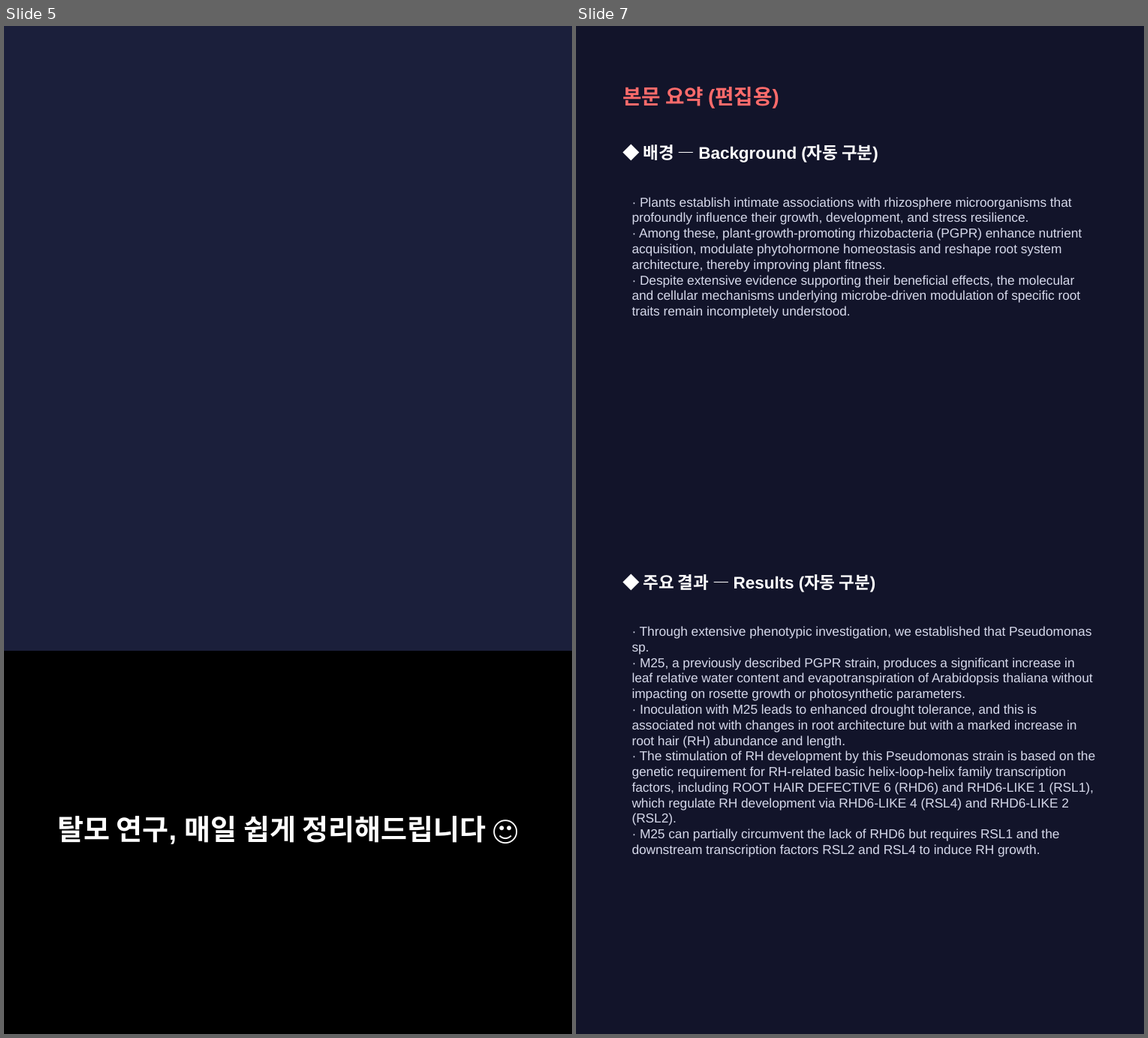
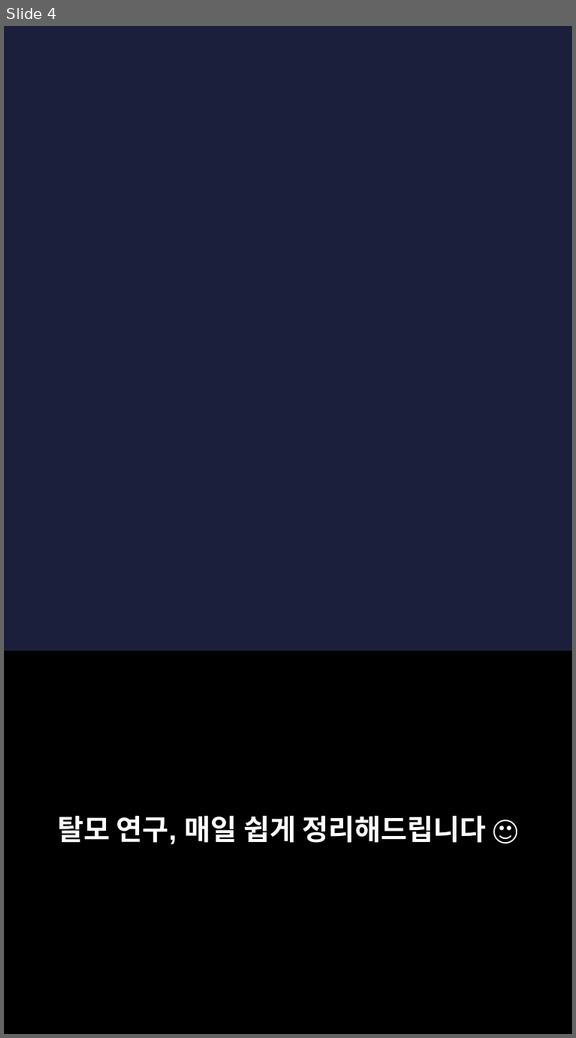
Before and after one commit to hyokang2010-BJ-ANTH/product-builder-test, a slide deck: data/2026-09-13/slides.pptx. Shown side by side, each under a label of ours: slides 5 and 7 before the commit, slide 4 after it; the slides between them are not shown. The pictures are 1148x1038 and 576x1038 pixels, drawn with LibreOffice and Linux fonts; fonts in the diff are those of the drawing; background and template pictures are left out. Boxes give left, top, right and bottom in pixels: in the first picture for what was removed or moved away, otherwise in the second. Text is boxed around its words. In the diff, an @@ line names an element or a change of style, - is before the commit and + after.

```diff
--- a/data/2026-09-13/slides.pptx
+++ b/data/2026-09-13/slides.pptx
@@ slide 7 removed at bbox=[576, 26, 1144, 1034], background #12142A @@
@@ text removed at bbox=[622, 87, 779, 108] @@
-본문 요약 (편집용)
@@ text removed at bbox=[644, 144, 878, 162] @@
-◆ 배경 — Background (자동 구분)
@@ text removed at bbox=[632, 197, 1082, 318] @@
-· Plants establish intimate associations with rhizosphere microorganisms that profoundly influence their growth, development, and stress resilience.
-· Among these, plant-growth-promoting rhizobacteria (PGPR) enhance nutrient acquisition, modulate phytohormone homeostasis and reshape root system architecture, thereby improving plant fitness.
-· Despite extensive evidence supporting their beneficial effects, the molecular and cellular mechanisms underlying microbe-driven modulation of specific root traits remain incompletely understood.
@@ text removed at bbox=[644, 574, 876, 592] @@
-◆ 주요 결과 — Results (자동 구분)
@@ text removed at bbox=[632, 626, 1095, 857] @@
-· Through extensive phenotypic investigation, we established that Pseudomonas sp.
-· M25, a previously described PGPR strain, produces a significant increase in leaf relative water content and evapotranspiration of Arabidopsis thaliana without impacting on rosette growth or photosynthetic parameters.
-· Inoculation with M25 leads to enhanced drought tolerance, and this is associated not with changes in root architecture but with a marked increase in root hair (RH) abundance and length.
-· The stimulation of RH development by this Pseudomonas strain is based on the genetic requirement for RH-related basic helix-loop-helix family transcription factors, including ROOT HAIR DEFECTIVE 6 (RHD6) and RHD6-LIKE 1 (RSL1), which regulate RH development via RHD6-LIKE 4 (RSL4) and RHD6-LIKE 2 (RSL2).
-· M25 can partially circumvent the lack of RHD6 but requires RSL1 and the downstream transcription factors RSL2 and RSL4 to induce RH growth.
@@ what was slide 5 is now slide 4 @@
```
Also in this commit, not shown: 3 slides changed, 2 slides added, 4 other slides removed, 23 other files.
